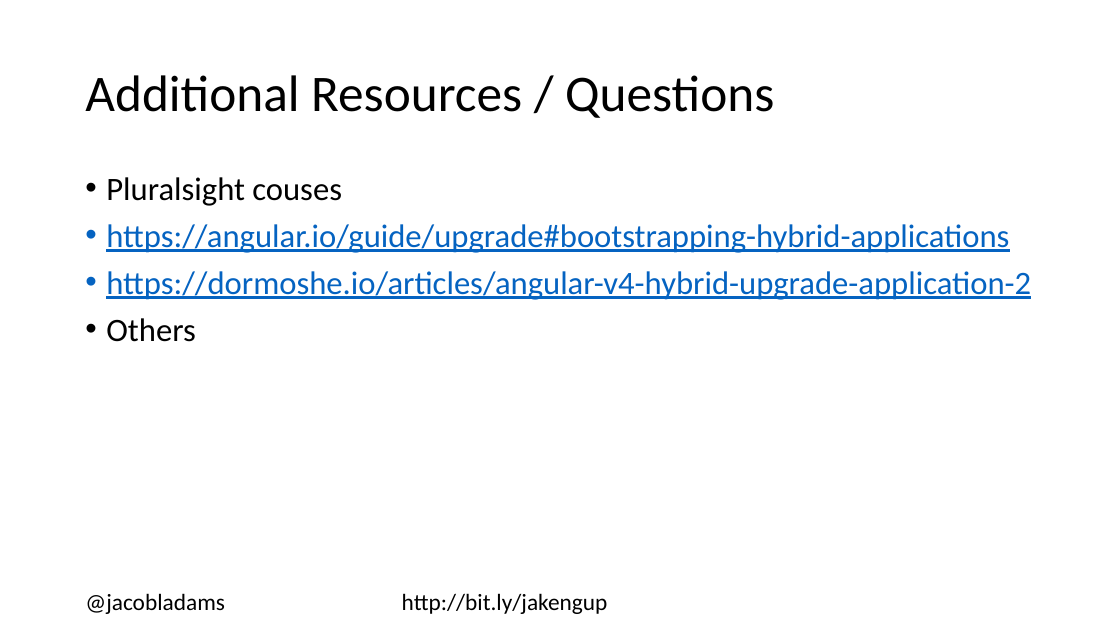
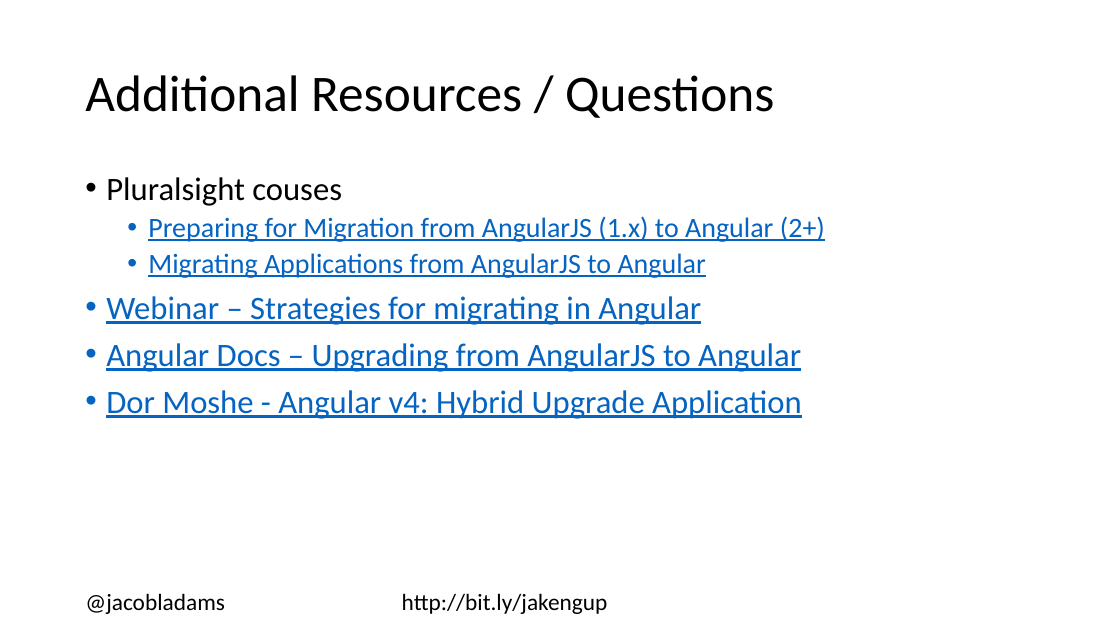
Before and after one commit to jacobladams/upgrading-from-angularjs-1-to-angular-2-plus-presentation, a slide deck: slide 25 of Upgrading from AngularJS 1 to Angular 2+.pptx (slide 16 before the commit). Drawn at 1120x630 pixels with LibreOffice and Linux fonts; fonts in the diff are those of the drawing. Boxes give left, top, right and bottom in pixels: in the first picture for what was removed or moved away, otherwise in the second. Text is boxed around its words. In the diff, an @@ line names an element or a change of style, - is before the commit and + after.

```diff
--- a/Upgrading from AngularJS 1 to Angular 2+.pptx
+++ b/Upgrading from AngularJS 1 to Angular 2+.pptx
@@ text at [106,216,825,419]: text changed @@
-• https://angular.io/guide/upgrade#bootstrapping-hybrid-applications
-• https://dormoshe.io/articles/angular-v4-hybrid-upgrade-application-2
-• Others
+  • Preparing for Migration from AngularJS (1.x) to Angular (2+)
+  • Migrating Applications from AngularJS to Angular
+• Webinar – Strategies for migrating in Angular
+• Angular Docs – Upgrading from AngularJS to Angular
+• Dor Moshe - Angular v4: Hybrid Upgrade Application
```
Also in this commit, not shown: 6 other slides changed, 9 slides added.
